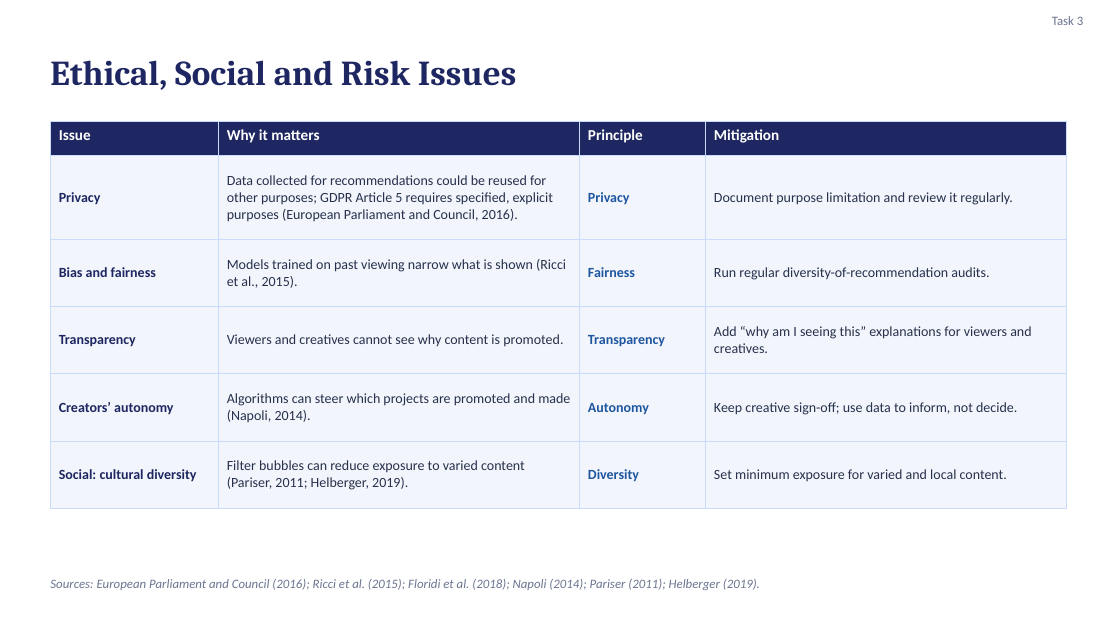
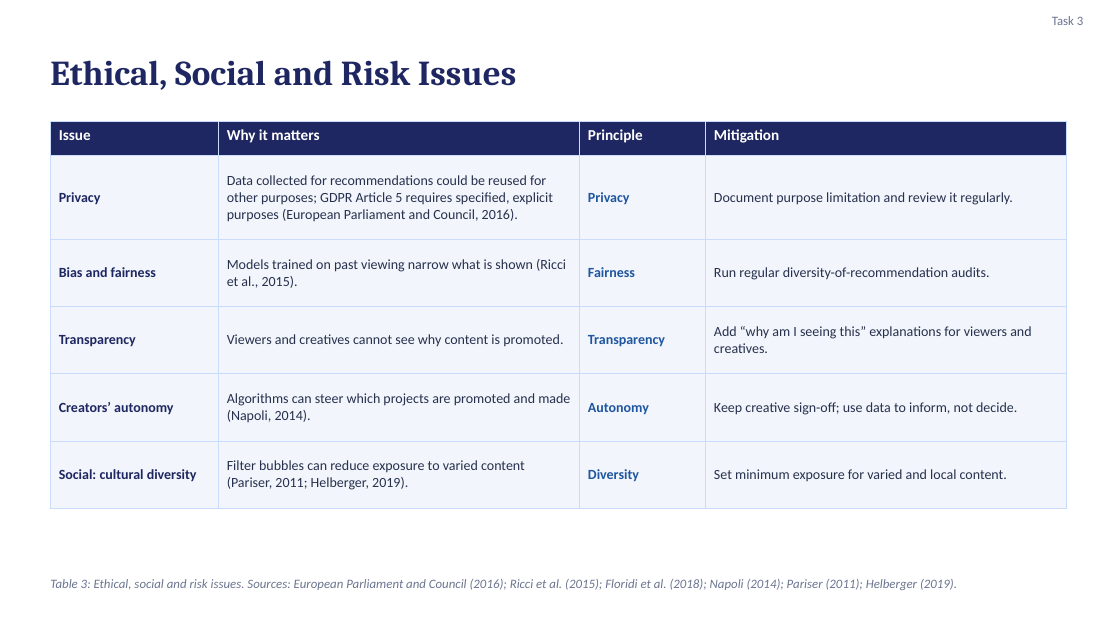
Before and after one commit to karanrg22-svg/skill, a slide deck: slide 9 of Earning-the-Signal_revised.pptx. Drawn at 1120x630 pixels with LibreOffice and Linux fonts; fonts in the diff are those of the drawing. Boxes give left, top, right and bottom in pixels: in the first picture for what was removed or moved away, otherwise in the second. Text is boxed around its words. In the diff, an @@ line names an element or a change of style, - is before the commit and + after.

```diff
--- a/Earning-the-Signal_revised.pptx
+++ b/Earning-the-Signal_revised.pptx
@@ text at box(50, 579, 957, 590): text changed @@
-Sources: European Parliament and Council (2016); Ricci et al. (2015); Floridi et al. (2018); Napoli (2014); Pariser (2011); Helberger (2019).
+Table 3: Ethical, social and risk issues. Sources: European Parliament and Council (2016); Ricci et al. (2015); Floridi et al. (2018); Napoli (2014); Pariser (2011); Helberger (2019).
```
Also in this commit, not shown: 7 other slides changed.
